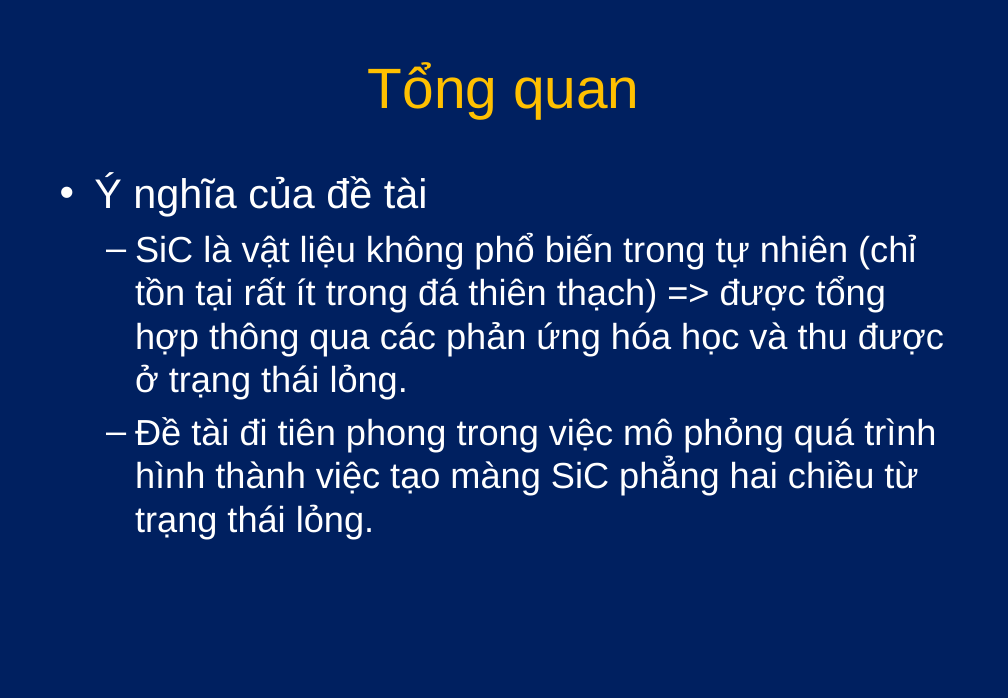
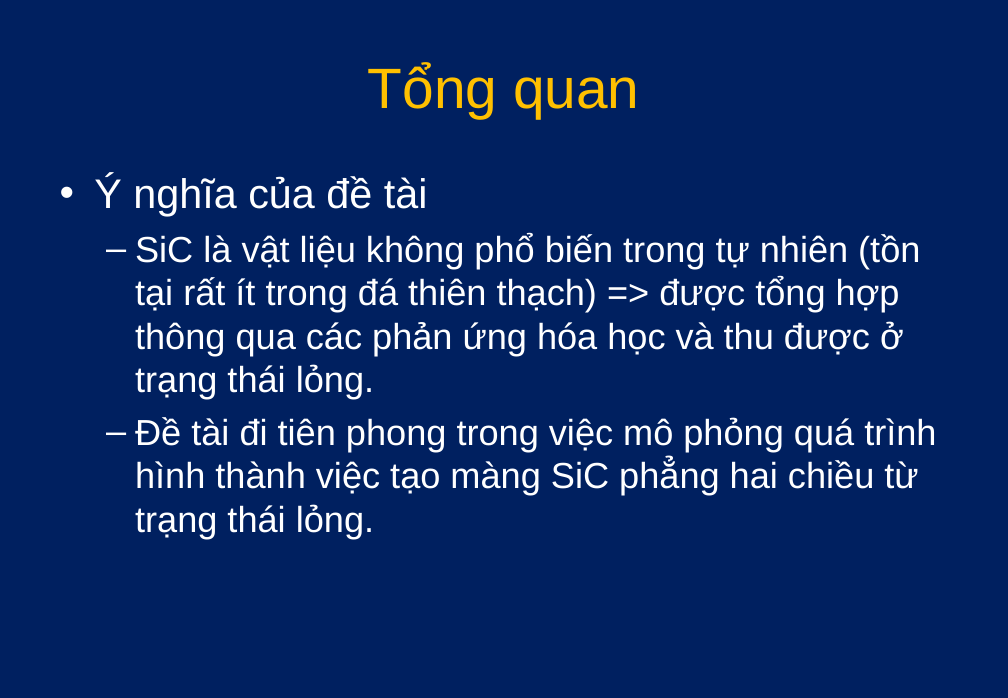
Before and after one commit to sanglh/LVTN, a slide deck: slide 7 of Document/De cuong luan van/Đề cương.ppt. Drawn at 1008x698 pixels with LibreOffice and Linux fonts; fonts in the diff are those of the drawing. Boxes give left, top, right and bottom in pixels: in the first picture for what was removed or moved away, otherwise in the second. Text is boxed around its words. In the diff, an @@ line names an element or a change of style, - is before the commit and + after.

```diff
--- a/Document/De cuong luan van/Đề cương.ppt
+++ b/Document/De cuong luan van/Đề cương.ppt
@@ text at box(135, 234, 920, 399): text changed @@
-  – SiC là vật liệu không phổ biến trong tự nhiên (chỉ tồn tại rất ít trong đá thiên thạch) => được tổng hợp thông qua các phản ứng hóa học và thu được ở trạng thái lỏng.
+  – SiC là vật liệu không phổ biến trong tự nhiên (tồn tại rất ít trong đá thiên thạch) => được tổng hợp thông qua các phản ứng hóa học và thu được ở trạng thái lỏng.
```
Also in this commit, not shown: 4 other slides changed, 1 slide added, 8 other files.
